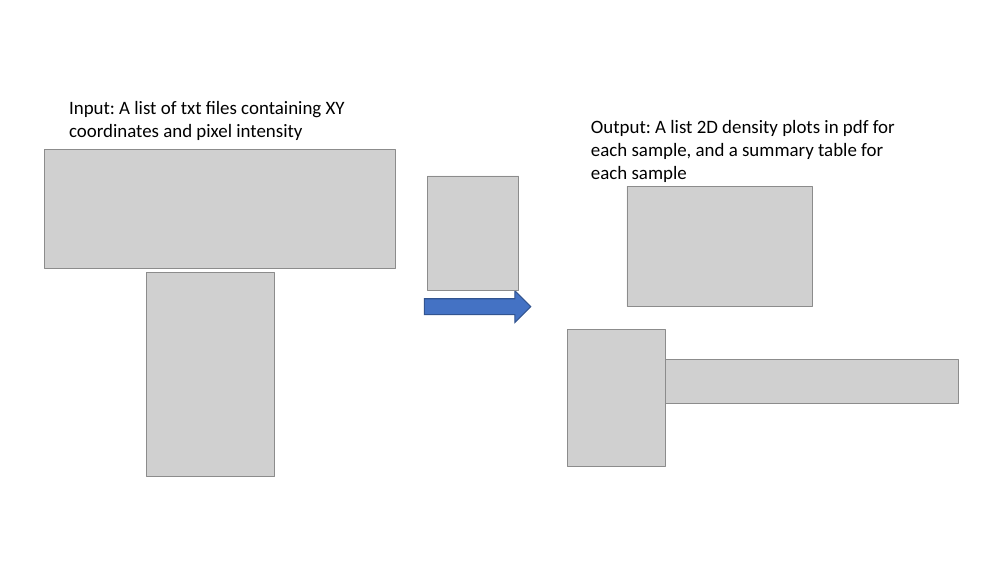
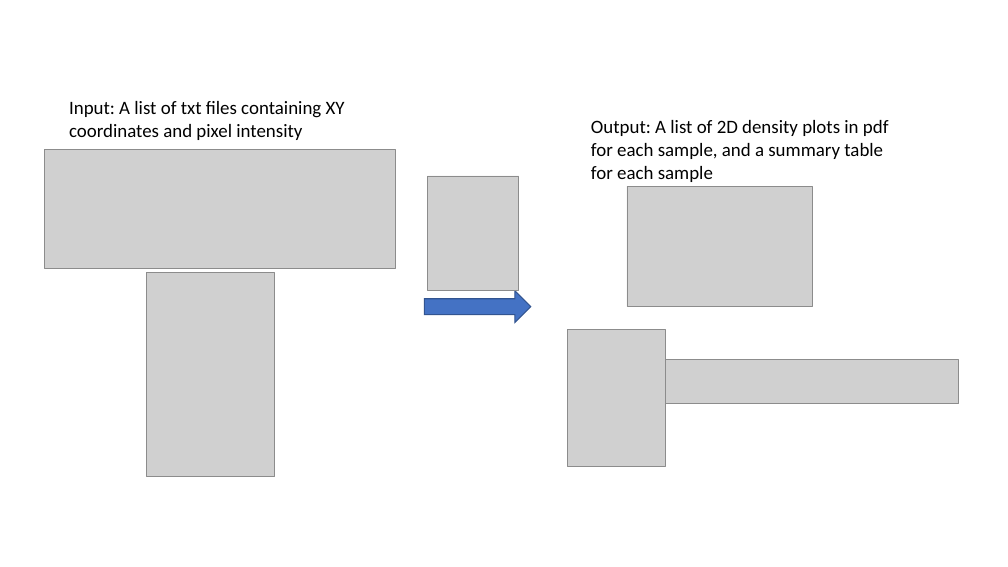
Before and after one commit to sihanwusean/WuLabScripts, a slide deck: slide 1 of processImageJcolocal/example.pptx. Drawn at 1008x567 pixels with LibreOffice and Linux fonts; fonts in the diff are those of the drawing; grey boxes stand for pictures. Boxes give left, top, right and bottom in pixels: in the first picture for what was removed or moved away, otherwise in the second. Text is boxed around its words. In the diff, an @@ line names an element or a change of style, - is before the commit and + after.

```diff
--- a/processImageJcolocal/example.pptx
+++ b/processImageJcolocal/example.pptx
@@ text at bbox=[591, 120, 889, 182]: text changed @@
-Output: A list 2D density plots in pdf for each sample, and a summary table for each sample
+Output: A list of 2D density plots in pdf for each sample, and a summary table for each sample
```
Also in this commit, not shown: 1 other file.
